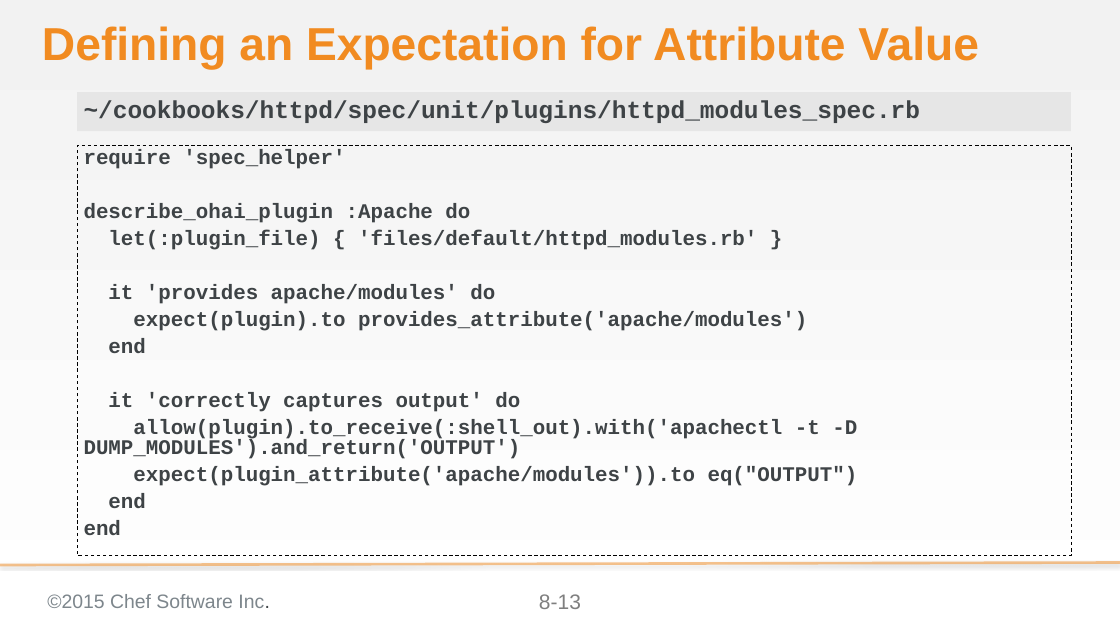
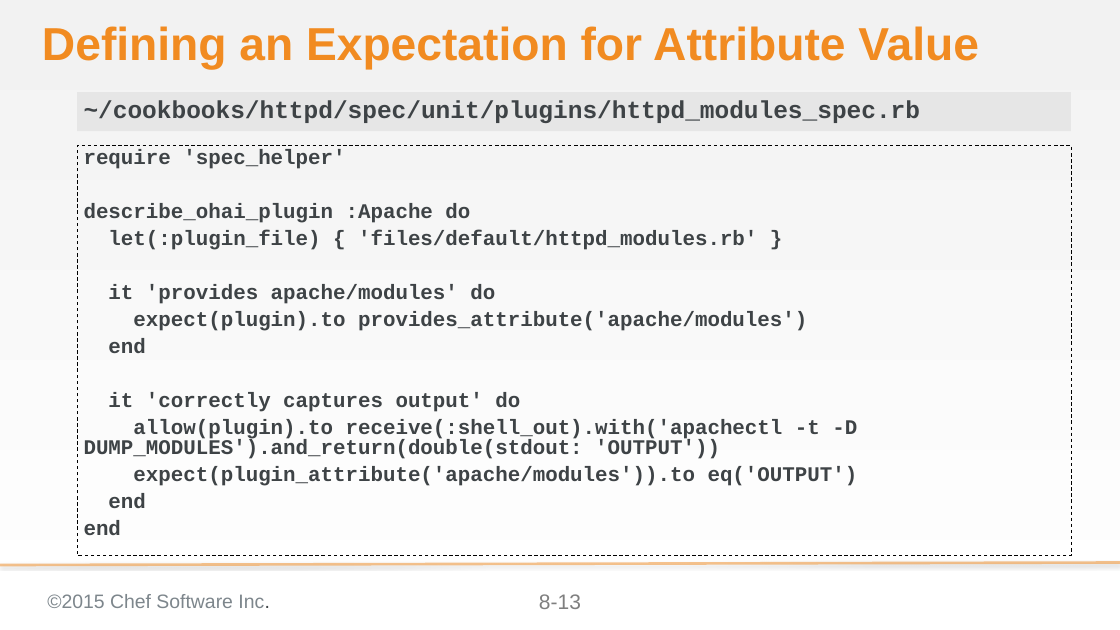
Before and after one commit to chef-training/extending_cookbooks, a slide deck: slide 13 of 08-creating_ohai_plugins.pptx. Drawn at 1120x630 pixels with LibreOffice and Linux fonts; fonts in the diff are those of the drawing; background and template pictures are left out. Boxes give left, top, right and bottom in pixels: in the first picture for what was removed or moved away, otherwise in the second. Text is boxed around its words. In the diff, an @@ line names an element or a change of style, - is before the commit and + after.

Commit message:
Fixes an error in the Creating an Ohai plugin section
The allow language is allow(subject).to receive. The space between
to and recieve is important.

```diff
--- a/08-creating_ohai_plugins.pptx
+++ b/08-creating_ohai_plugins.pptx
@@ text at bbox=[84, 419, 858, 486]: text changed @@
-allow(plugin).to_receive(:shell_out).with('apachectl -t -D DUMP_MODULES').and_return('OUTPUT')
-expect(plugin_attribute('apache/modules')).to eq("OUTPUT")
+allow(plugin).to receive(:shell_out).with('apachectl -t -D DUMP_MODULES').and_return(double(stdout: 'OUTPUT'))
+expect(plugin_attribute('apache/modules')).to eq('OUTPUT')
```
Also in this commit, not shown: 2 other slides changed.
